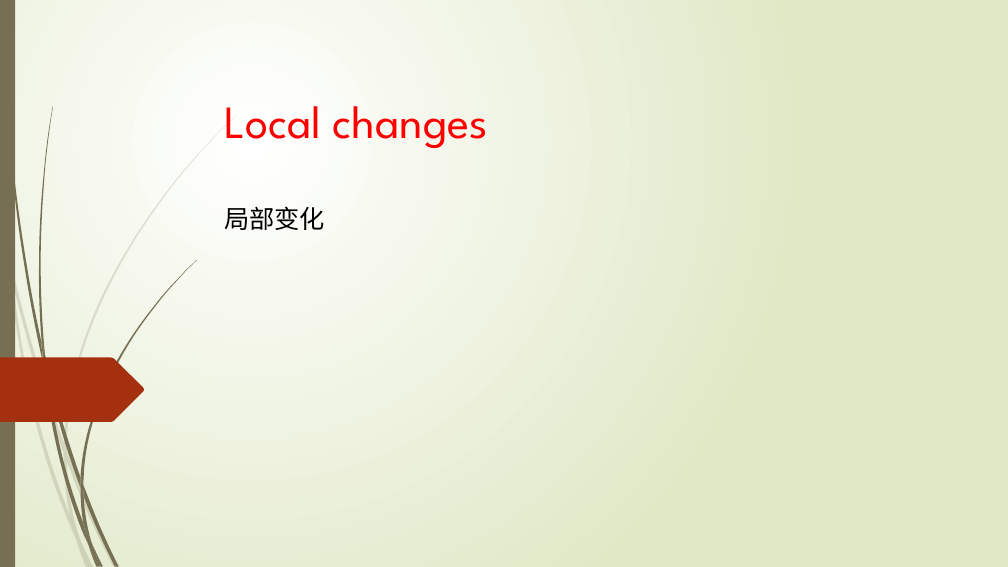
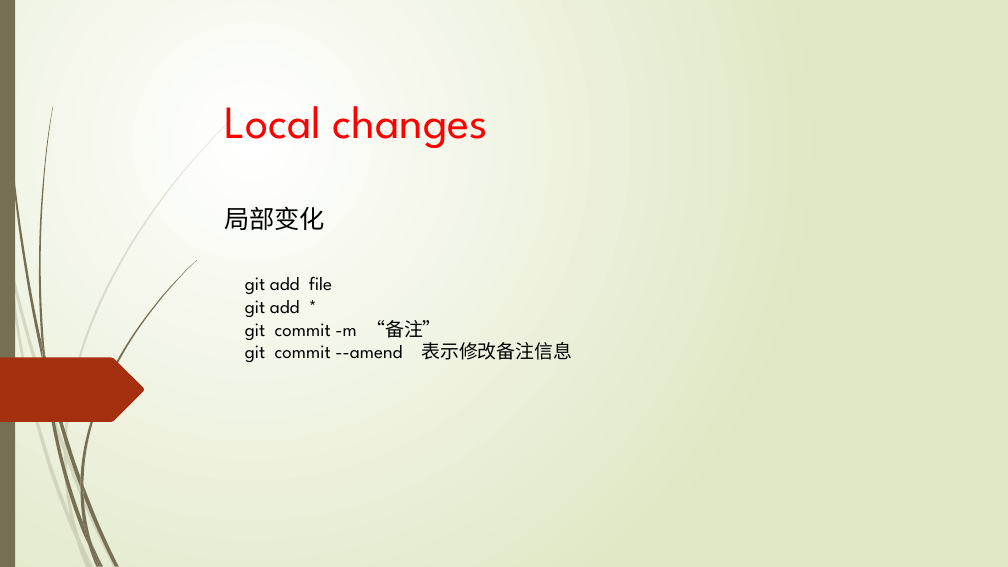
Before and after one commit to aijiangbin/test, a slide deck: slide 8 of git教学/git_ajb.pptx. Drawn at 1008x567 pixels with LibreOffice and Linux fonts; fonts in the diff are those of the drawing. Boxes give left, top, right and bottom in pixels: in the first picture for what was removed or moved away, otherwise in the second. Text is boxed around its words. In the diff, an @@ line names an element or a change of style, - is before the commit and + after.

```diff
--- a/git教学/git_ajb.pptx
+++ b/git教学/git_ajb.pptx
@@ text added at (x1=245, y1=276, x2=572, y2=362), 18 pt, text #000000 @@
+git add file
+git add *
+git commit -m “备注”
+git commit --amend 表示修改备注信息
```
Also in this commit, not shown: 1 other slide changed, 4 slides added, 3 slides removed.
